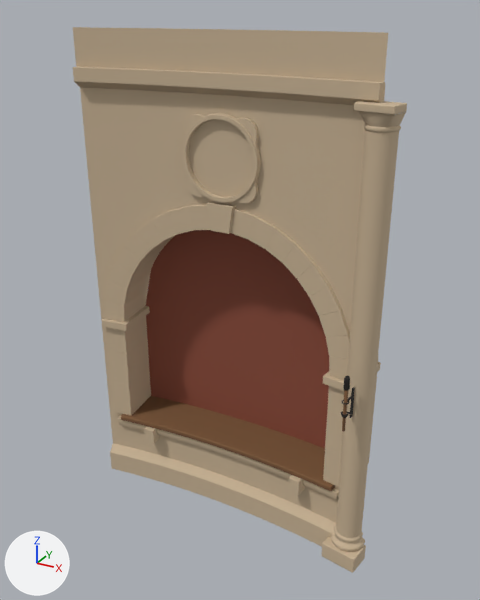
One commit to the glTF model assets/castle/bay.glb: the scene before it, then after it.
Camera for both pictures: a 50 mm camera at (3.83, -6.54, 6.41) aimed at (0.18, 0.09, 3.1). Lighting does not change. The marker at lower left points along +X, +Y and +Z. The picture after the commit comes second. Where no turn or scale is listed for an object, it has been applied to the vertices. Vertices at exactly the same position are counted once.

Objects in the first picture: 'bay'.
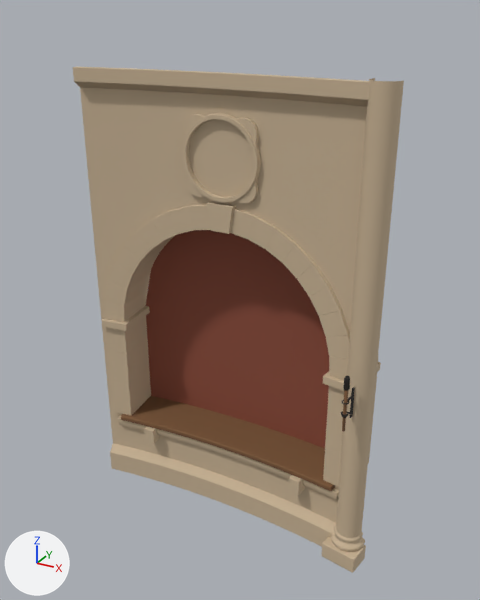
Where the newer file only moved an object's origin or applied its transform, the numbers keep the older frame.

Scene script edits in JSON lines:
```json
{"block": "me_masonry", "where": "# used by ob_bay; location = (0.1, 0.04, 3.11)"}
{"op": "remove", "block": "me_masonry", "code": "me_masonry.from_pydata(...)  # 6215 vertices, 12050 faces; spans x -2.01..2.01, y -0.57..0.57, z -3.11..3.11"}
{"op": "add", "block": "me_masonry", "code": "me_masonry.from_pydata(...)  # 5838 vertices, 11378 faces; spans x -2.01..2.01, y -0.57..0.57, z -3.11..2.7"}
{"block": "me_masonry", "change": "me_masonry part 1: the loose piece of 56 vertices spanning x 1.54..1.99, y -0.43..-0.11, z 2.41..2.5 is deleted"}
{"block": "me_masonry", "change": "me_masonry part 2: 346 vertices removed from x -1.97..1.99, y -0.42..-0.07, z 1.26..3.11; 25 vertices added at x -0.18..1.94, y -0.35..-0.07, z 1.25..2.7"}
{"block": "me_masonry", "change": "other edits to the shape of me_masonry do not show in these pictures"}
```

What differs and where, as boxes (x1, y1, x2, y2) in the pictures (480 x 600 px):
```json
{"object": "bay", "change": "reshaped", "before": [73, 27, 407, 573], "after": [73, 67, 404, 573], "on screen": "7% shorter"}
{"part": 1, "of": "me_masonry", "change": "deleted", "before": [354, 101, 407, 115], "on screen": "beige"}
{"part": 2, "of": "me_masonry", "change": "cut back", "before": [73, 27, 406, 302], "after": [226, 78, 404, 302]}
```
